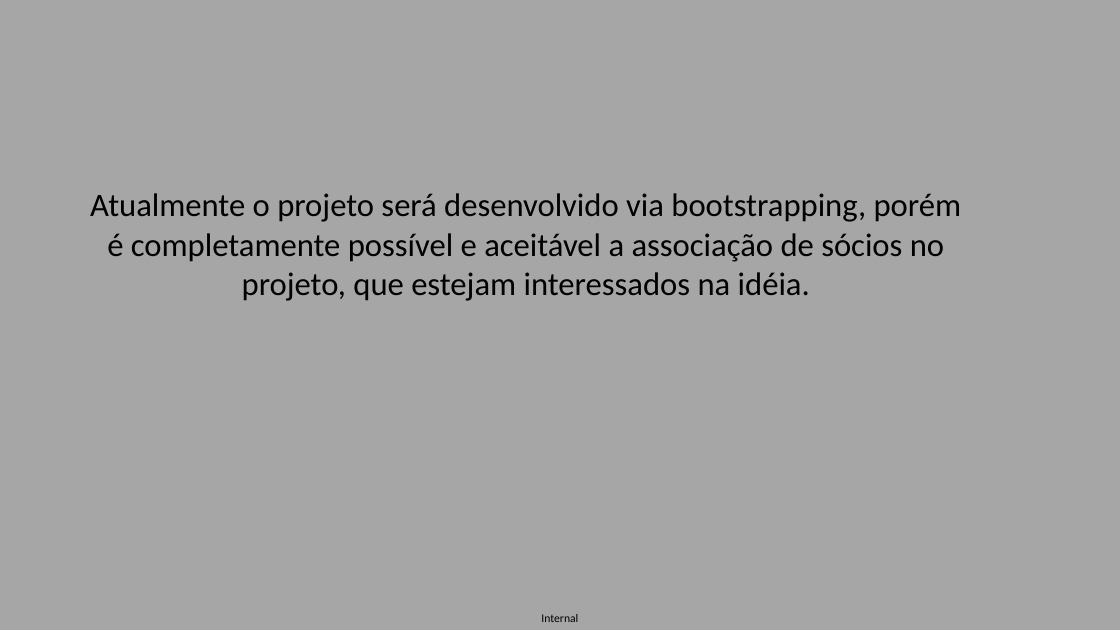
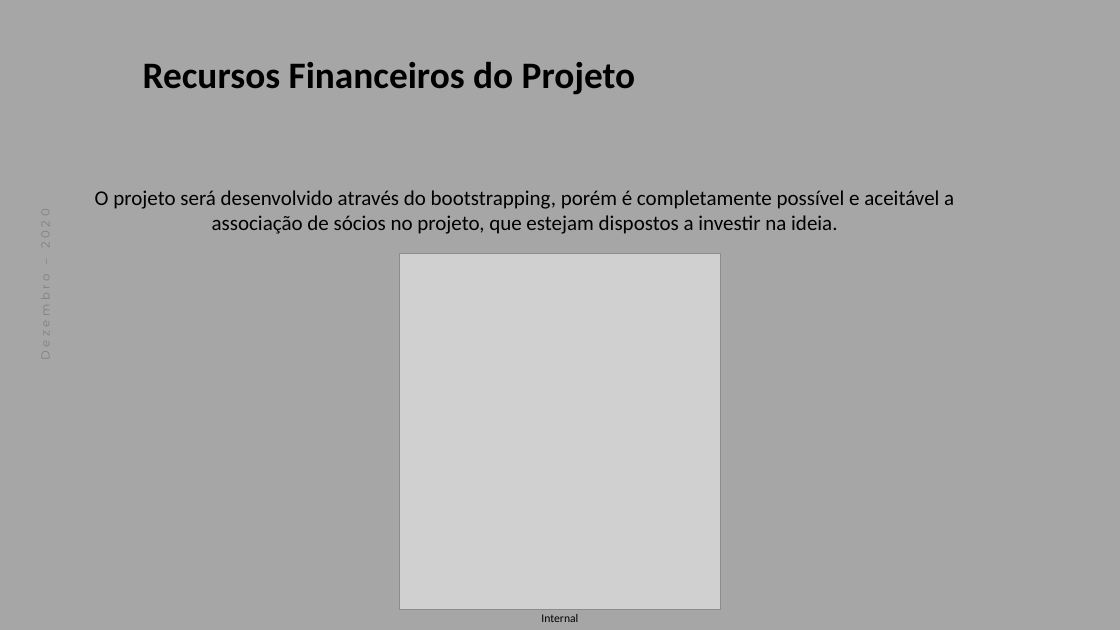
Before and after one commit to rafargp/final_project_senai, a slide deck: slide 7 of 1.Propose/1.Propose Presentation.pptx (slide 8 before the commit). Drawn at 1120x630 pixels with LibreOffice and Linux fonts; fonts in the diff are those of the drawing; grey boxes stand for pictures; background and template pictures are left out. Boxes give left, top, right and bottom in pixels: in the first picture for what was removed or moved away, otherwise in the second. Text is boxed around its words. In the diff, an @@ line names an element or a change of style, - is before the commit and + after.

```diff
--- a/1.Propose/1.Propose Presentation.pptx
+++ b/1.Propose/1.Propose Presentation.pptx
@@ text added at bbox=[143, 62, 636, 95], 32 pt, text #000000, bold @@
+Recursos Financeiros do Projeto
@@ text added at bbox=[35, 201, 56, 400], 10 pt, text #808080 @@
+Dezembro – 2020
@@ text at bbox=[95, 190, 954, 234]: text changed; size 28 to 18 pt @@
-Atualmente o projeto será desenvolvido via bootstrapping, porém é completamente possível e aceitável a associação de sócios no projeto, que estejam interessados na idéia.
+O projeto será desenvolvido através do bootstrapping, porém é completamente possível e aceitável a associação de sócios no projeto, que estejam dispostos a investir na ideia.
@@ picture added at bbox=[400, 254, 721, 610] @@
```
Also in this commit, not shown: 13 other slides changed, 8 slides added, 15 slides removed.
